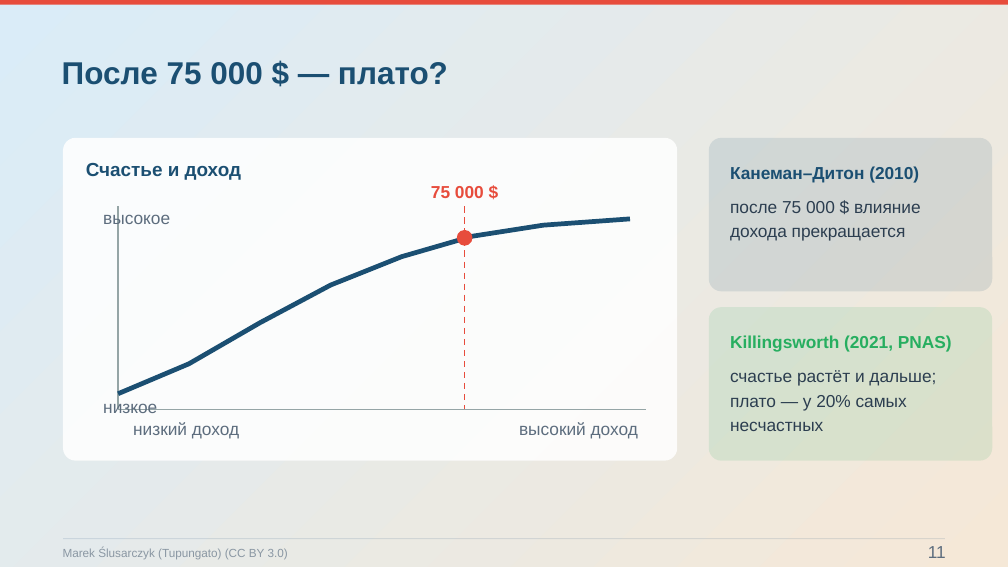
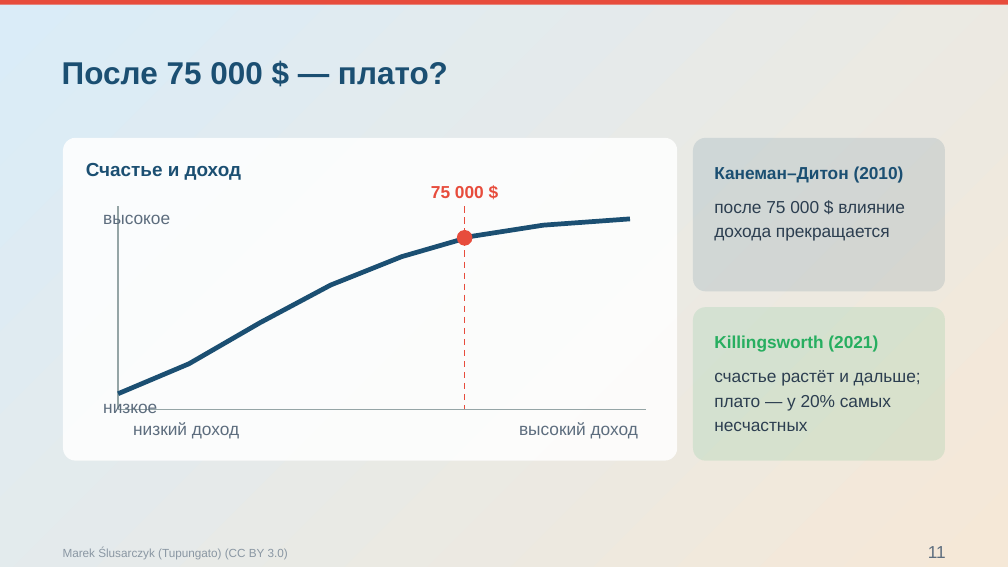
Before and after one commit to Pavel1778/Presentation-happy, a slide deck: slide 11 of Konceptsiya_schastya.pptx. Drawn at 1008x567 pixels with LibreOffice and Linux fonts; fonts in the diff are those of the drawing; background and template pictures are left out. Boxes give left, top, right and bottom in pixels: in the first picture for what was removed or moved away, otherwise in the second. Text is boxed around its words. In the diff, an @@ line names an element or a change of style, - is before the commit and + after.

```diff
--- a/Konceptsiya_schastya.pptx
+++ b/Konceptsiya_schastya.pptx
@@ rounded rectangle: place and size @@
-rounded rectangle at (709,138,993,291)
+rounded rectangle at (693,138,945,291)
@@ 3 texts: place and size @@
-3 texts at (730,166,936,431)
+3 texts at (714,166,921,431)
@@ rounded rectangle: place and size @@
-rounded rectangle at (709,307,993,461)
+rounded rectangle at (693,307,945,461)
@@ text at (714,335,878,352): text changed @@
-Killingsworth (2021, PNAS)
+Killingsworth (2021)
@@ freeform shape removed at (63,538,945,539) @@
```
Also in this commit, not shown: 4 other slides changed, 25 other files.
